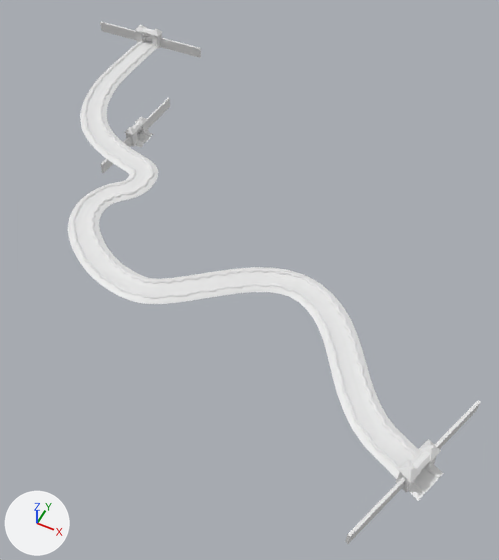
Two versions of the Blender file Cart RPG/Assets/Models/roadPiece_1.blend, one commit apart.
Before and after are seen from a 50 mm lens placed at (173.0, -226.0, 186.0), pointed at (90.0, -58.0, -23.0). Arrows for +X, +Y and +Z are at lower left; the lights stay in place.

Names of what the first picture shows: 'Cube', 'GateHouse'.
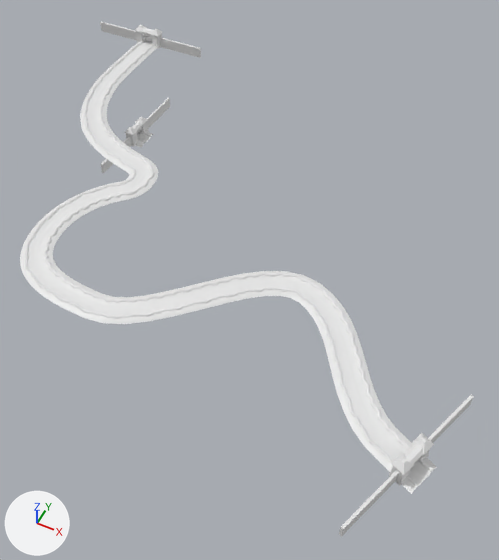
Boxes [x1, y1, x2, y2] around the edits, measured in the pictures (499 x 560 px):
'Cube', reshaped
    before: [68, 21, 480, 544]
    after: [20, 21, 474, 537]

The change, as a diff of the scene's bpy script:
```diff
--- a/Cart RPG/Assets/Models/roadPiece_1.blend.py
+++ b/Cart RPG/Assets/Models/roadPiece_1.blend.py
@@ cu_beziercurve @@
 _sp = cu_beziercurve.splines.new('BEZIER'); _sp.bezier_points.add(9)
-_sp.bezier_points.foreach_set('co', [-10.49, 38.86, 0.0, -9.56, 13.13, 0.0, 3.701, -20.31, 0.0, 35.67, -36.78, -0.0000107, 44.59, -45.23, -0.0000106, 40.65, -54.79, -0.0000105, 41.9, -81.22, 0.0, 75.29, -96.04, -0.0000107, 131.4, -70.44, 0.0, 177.7, -115.8, 0.0])
-_sp.bezier_points.foreach_set('handle_left', [-10.49, 43.86, 0.0, -10.31, 21.42, 0.0, -6.813, -8.457, 0.0, 30.81, -35.62, -0.0000107, 43.96, -41.44, -0.0000107, 44.18, -51.63, -0.0000106, 35.17, -74.48, 0.0, 60.13, -96.04, -0.0000107, 109.9, -62.59, 0.0, 156.2, -107.9, 0.0])
-_sp.bezier_points.foreach_set('handle_right', [-10.49, 33.86, 0.0, -9.107, 8.149, 0.0, 14.21, -32.16, 0.0, 43.66, -38.69, -0.0000107, 45.12, -48.38, -0.0000106, 31.86, -62.63, -0.0000105, 48.64, -87.95, 0.0, 90.45, -96.04, -0.0000107, 152.9, -78.29, 0.0, 199.2, -123.6, 0.0])
+_sp.bezier_points.foreach_set('co', [-10.49, 38.86, 0.0, -9.56, 13.13, 0.0, 3.701, -20.31, 0.0, 35.67, -36.78, -0.0000107, 44.59, -45.23, -0.0000106, 40.65, -54.79, -0.0000105, 29.34, -90.76, 0.0, 66.75, -109.6, -0.0000107, 131.4, -70.44, 0.0, 177.7, -115.8, 0.0])
+_sp.bezier_points.foreach_set('handle_left', [-10.49, 43.86, 0.0, -10.31, 21.42, 0.0, -6.813, -8.457, 0.0, 30.81, -35.62, -0.0000107, 43.96, -41.44, -0.0000107, 44.18, -51.63, -0.0000106, 25.73, -76.48, 0.0, 44.48, -109.6, -0.0000107, 109.9, -62.59, 0.0, 156.2, -107.9, 0.0])
+_sp.bezier_points.foreach_set('handle_right', [-10.49, 33.86, 0.0, -9.107, 8.149, 0.0, 14.21, -32.16, 0.0, 43.66, -38.69, -0.0000107, 45.12, -48.38, -0.0000106, 31.86, -62.63, -0.0000105, 32.96, -105.0, 0.0, 89.01, -109.6, -0.0000107, 152.9, -78.29, 0.0, 199.2, -123.6, 0.0])
 for _p, _l, _r in zip(_sp.bezier_points, ['ALIGNED', 'ALIGNED', 'ALIGNED', 'ALIGNED', 'ALIGNED', 'ALIGNED', 'ALIGNED', 'ALIGNED', 'ALIGNED', 'ALIGNED'], ['ALIGNED', 'ALIGNED', 'ALIGNED', 'ALIGNED', 'ALIGNED', 'ALIGNED', 'ALIGNED', 'ALIGNED', 'ALIGNED', 'ALIGNED']): _p.handle_left_type = _l; _p.handle_right_type = _r
```
